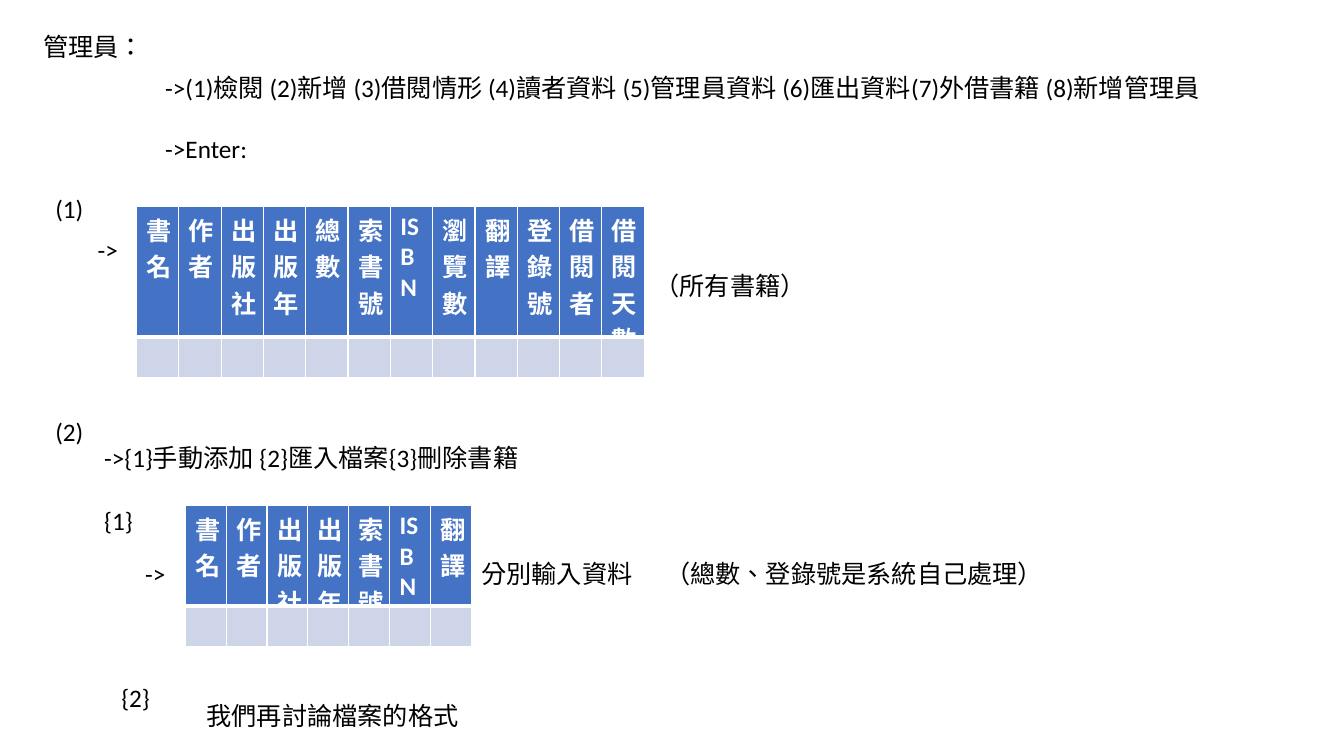
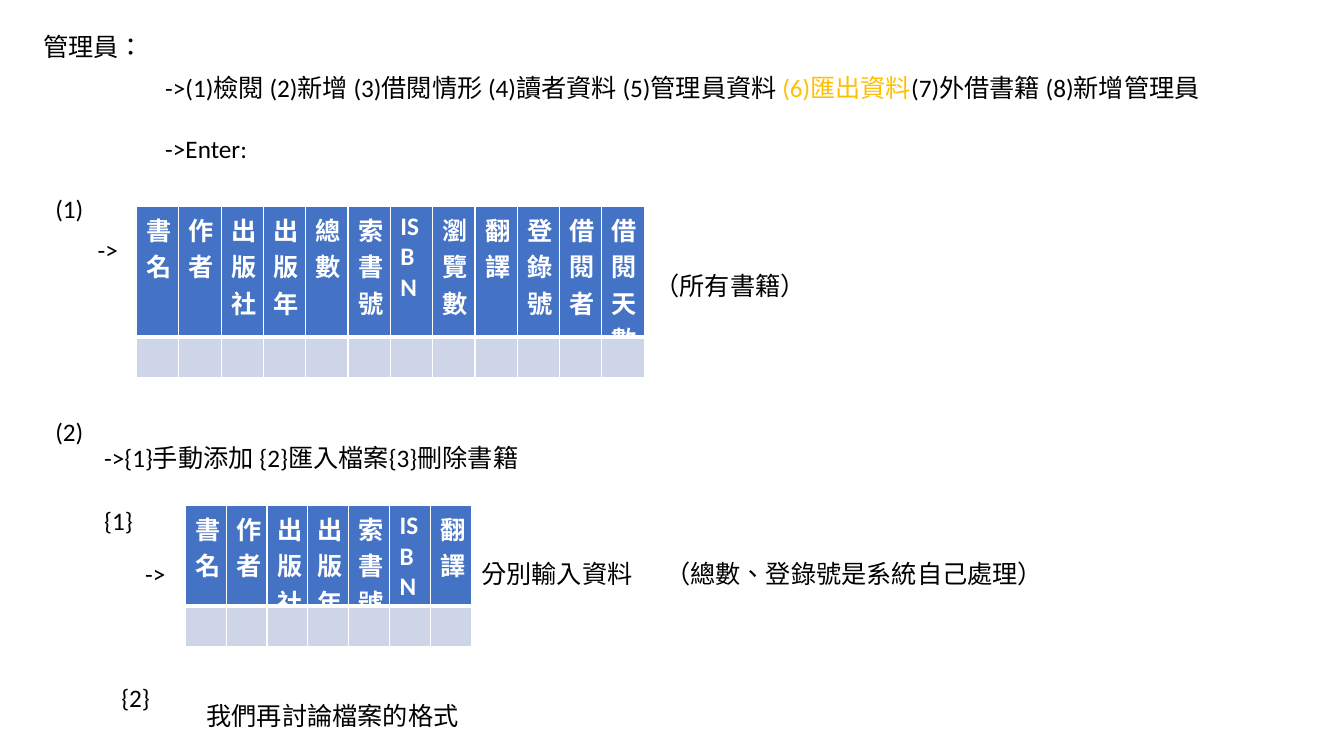
Before and after one commit to 1508leo/PD_Final_Project, a slide deck: slide 3 of outline.pptx. Drawn at 1344x756 pixels with LibreOffice and Linux fonts; fonts in the diff are those of the drawing. Boxes give left, top, right and bottom in pixels: in the first picture for what was removed or moved away, otherwise in the second. Text is boxed around its words. In the diff, an @@ line names an element or a change of style, - is before the commit and + after.

```diff
--- a/outline.pptx
+++ b/outline.pptx
@@ text "->(1)檢閱 (2)新增 (3)借閱情形 (4)讀者資料 (5)管理員資料 ..." at [165,76,1200,101]: text colour #000000 to #FFC000 in "(6)匯出資料(7)外借書籍" @@
```
Also in this commit, not shown: 1 other file.
